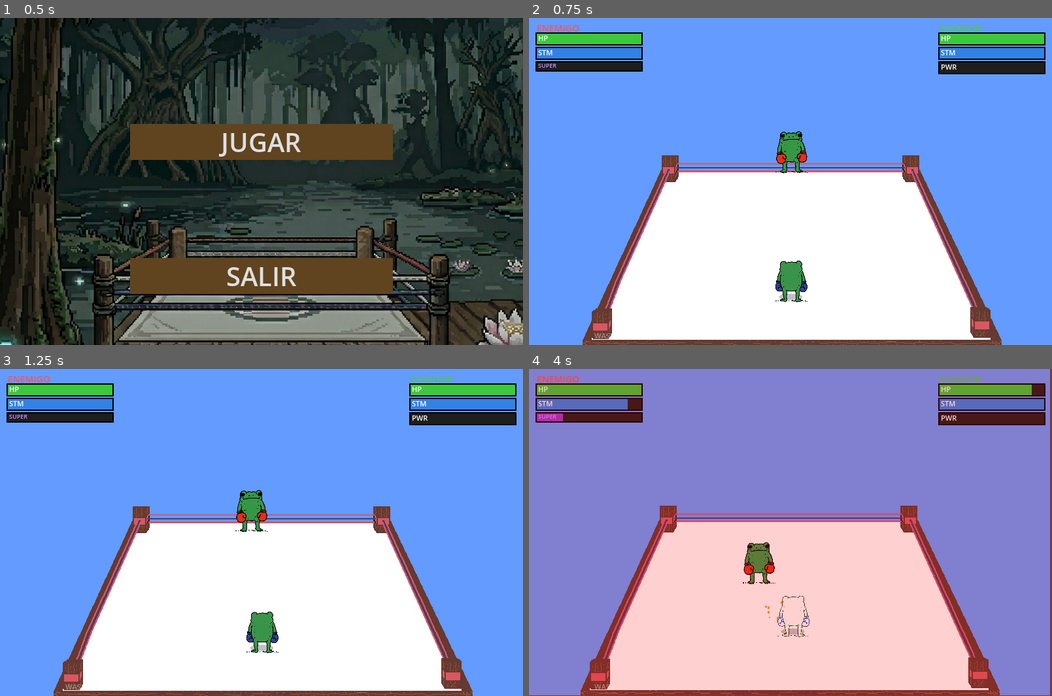
Above: before the commit, frames 1-4 (two rows, left to right).
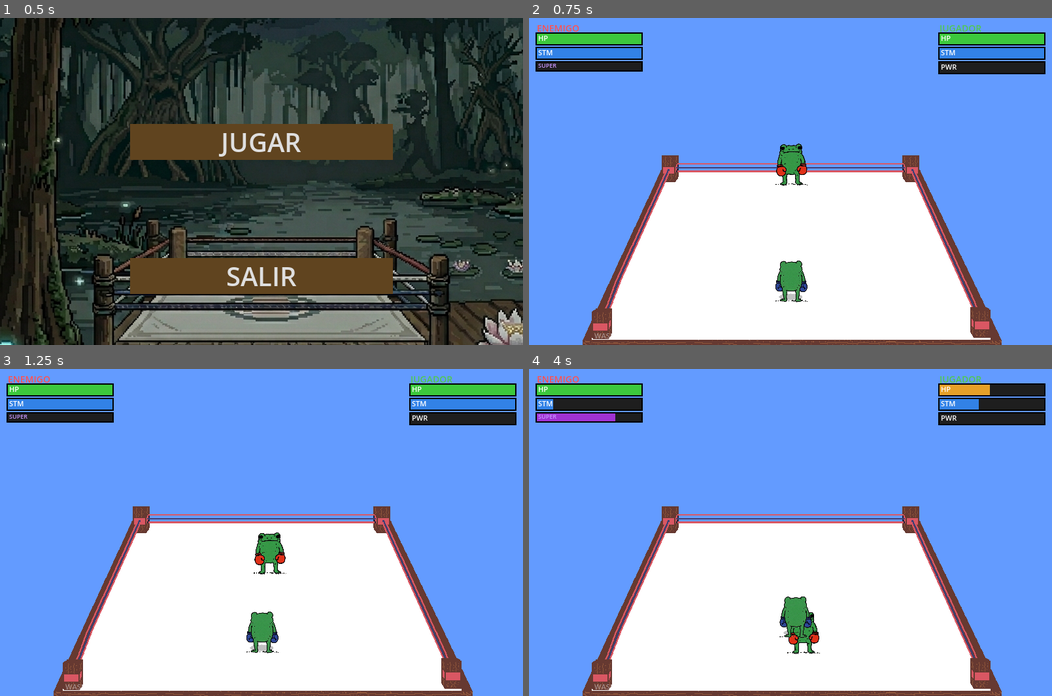
Above: after the commit, the same moments.

Repository: pperez227/GameJam_EA
Game: Godot game, scene res://scenes/Menu.tscn
Two runs of this game, one before a commit and one after it. Both use one fixed random seed, a clock stepped at 60 frames per second and the inputs below. Sound files missing from this copy of the repository are replaced by a short silence.
Inputs:
- Up to frame 1 (0.5 s): no input
- Up to frame 2 (0.75 s): click "JUGAR" at 0.5 s
- Up to frame 3 (1.25 s): no input
- Up to frame 4 (4 s): tap Enter (restart) at 1.25 s; hold D (move_right) 1.28-2.03 s; hold Space (block) 1.28-2.03 s; hold S (move_down) 2.03-2.78 s; tap Space (block) at 2.1, 3.8 s; hold D (move_right) 2.78-3.53 s; hold Space (block) 2.78-3.53 s; tap K (hard_attack) at 2.85 s; hold W (move_up) from 3.53 s (still down); tap F (qte_f) at 3.6 s

Frame 1 is identical in both runs. In frame 2, 0.6% of the frame differs, in the area x 47-54%, y 34-52%; in frame 3, 1.1%; in frame 4, 99%, in the area x 0-100%, y 0-100%.

Commit message:
feat: Implement enemy AI, game management, and menu systems, and reorganize audio assets.

Diff:
--- a/scripts/enemy.gd
+++ b/scripts/enemy.gd
@@ -17,9 +17,9 @@
 const NORMAL_ATTACK_STAMINA_COST: float = 0.15
 const SUPER_ATTACK_STAMINA_COST: float = 0.30
 
-const MIN_X: float = 100.0
-const MAX_X: float = 700.0
-const MIN_Y: float = 160.0
+const MIN_X: float = 140.0
+const MAX_X: float = 660.0
+const MIN_Y: float = 190.0
 const MAX_Y: float = 420.0
 
 # ── State ────────────────────────────────────────────────────────
@@ -175,8 +175,7 @@
 	_handle_stamina(delta)
 	_handle_block_broken_timer(delta)
 	_handle_hit_flash(delta)
-	position.x = clampf(position.x, MIN_X, MAX_X)
-	position.y = clampf(position.y, MIN_Y, MAX_Y)
+	_clamp_to_ring()
 
 func _handle_stamina(delta: float) -> void:
 	if not is_blocking and not is_block_broken:
@@ -265,6 +264,11 @@
 
 func apply_stagger(direction: Vector2, strength: float = 30.0) -> void:
 	position += direction.normalized() * strength
+	_clamp_to_ring()
+
+func _clamp_to_ring() -> void:
+	position.x = clampf(position.x, MIN_X, MAX_X)
+	position.y = clampf(position.y, MIN_Y, MAX_Y)
 
 func _handle_hit_flash(delta: float) -> void:
 	var base_color = Color(1, 1, 1)
--- a/scripts/enemy_ai.gd
+++ b/scripts/enemy_ai.gd
@@ -6,13 +6,20 @@
 enum State { APPROACH, DASH, CIRCLE, ATTACK, SUPER, BLOCK }
 
 # ── Configuration ────────────────────────────────────────────────
-const APPROACH_SPEED: float = 1560.0   # 130 * 12
-const DASH_SPEED: float = 4480.0      # 320 * 14
-const ATTACK_ACCEL: float = 2800.0    # 200 * 14
-const SUPER_SPEED: float = 5880.0     # 420 * 14
-
-const ATTACK_COOLDOWN_MIN: float = 0.45
-const ATTACK_COOLDOWN_MAX: float = 0.75
+const APPROACH_SPEED: float = 130.0
+const DASH_SPEED: float = 260.0
+const ATTACK_ADVANCE_SPEED: float = 180.0
+const CIRCLE_SPEED: float = 110.0
+const BLOCK_RETREAT_SPEED: float = 60.0
+const SUPER_SPEED: float = 320.0
+
+const IDEAL_FIGHT_DISTANCE: float = 80.0
+const ATTACK_RANGE: float = 110.0
+const CLOSE_RANGE: float = 50.0
+const FAR_RANGE: float = 170.0
+
+const ATTACK_COOLDOWN_MIN: float = 0.35
+const ATTACK_COOLDOWN_MAX: float = 0.65
 const SUPER_WARNING_TIME: float = 0.6
 const SUPER_DURATION: float = 1.2
 const SUPER_HIT_INTERVAL: float = 0.25
@@ -69,6 +76,11 @@
 	phase_timer -= effective_delta
 	if attack_cooldown > 0:
 		attack_cooldown -= effective_delta
+
+	# Reactive block: if player is attacking nearby, chance to block
+	if current_state != State.BLOCK and _should_react_with_block():
+		enemy.is_blocking = true
+		_enter_state(State.BLOCK, randf_range(0.3, 0.6))
 
 	# Execute current state (using effective_delta)
 	match current_state:
@@ -87,60 +99,108 @@
 	if phase_timer <= 0:
 		_choose_next_state()
 
+# ── Reactive block check ────────────────────────────────────────
+func _should_react_with_block() -> bool:
+	if enemy.stamina < 0.15 or enemy.is_block_broken:
+		return false
+	var dist: float = enemy.position.distance_to(player.position)
+	if dist > 120.0:
+		return false
+	if player.is_attacking and randf() < 0.35:
+		return true
+	return false
+
 # ── States ───────────────────────────────────────────────────────
 func _state_approach(delta: float) -> void:
 	var dir: Vector2 = (player.position - enemy.position).normalized()
-	enemy.position += dir * APPROACH_SPEED * delta * 0.01
+	enemy.position += dir * APPROACH_SPEED * delta
+	enemy._clamp_to_ring()
 	# Transition to attack if close
 	var dist: float = enemy.position.distance_to(player.position)
-	if dist < 60.0:
-		_enter_state(State.ATTACK, 0.35)
+	if dist < ATTACK_RANGE:
+		_enter_state(State.ATTACK, randf_range(0.5, 0.8))
 
 func _state_dash(delta: float) -> void:
 	var dir: Vector2 = (player.position - enemy.position).normalized()
-	enemy.position += dir * DASH_SPEED * delta * 0.01
-	var dist: float = enemy.position.distance_to(player.position)
-	if dist < 130.0:
-		_enter_state(State.ATTACK, 0.35)
+	enemy.position += dir * DASH_SPEED * delta
+	enemy._clamp_to_ring()
+	var dist: float = enemy.position.distance_to(player.position)
+	if dist < ATTACK_RANGE:
+		_enter_state(State.ATTACK, randf_range(0.5, 0.8))
 
 func _state_circle(delta: float) -> void:
-	# Move laterally around the player
-	var lateral: Vector2 = Vector2(circle_direction * 150.0, 0.0)
-	# Also try to maintain vertical distance ~160px above player
-	var ideal_y: float = player.position.y - 160.0
-	var vert: float = (ideal_y - enemy.position.y) * 2.0
-	var move_dir: Vector2 = Vector2(lateral.x, vert).normalized()
-	enemy.position += move_dir * 120.0 * delta
+	var dist: float = enemy.position.distance_to(player.position)
+
+	# Lateral movement around the player
+	var to_player: Vector2 = (player.position - enemy.position)
+	var lateral: Vector2 = Vector2(-to_player.y, to_player.x).normalized() * circle_direction
+
+	# Also maintain ideal fight distance
+	var distance_correction: float = 0.0
+	if dist > IDEAL_FIGHT_DISTANCE + 30:
+		distance_correction = 1.0  # Move closer
+	elif dist < IDEAL_FIGHT_DISTANCE - 20:
+		distance_correction = -0.5  # Move away slightly
+
+	var approach_dir: Vector2 = to_player.normalized() * distance_correction
+	var move_dir: Vector2 = (lateral + approach_dir).normalized()
+	enemy.position += move_dir * CIRCLE_SPEED * delta
+	enemy._clamp_to_ring()
+
+	# If in attack range and cooldown ready, transition to attack
+	if dist < ATTACK_RANGE and attack_cooldown <= 0:
+		_enter_state(State.ATTACK, randf_range(0.4, 0.7))
 
 func _state_attack(delta: float) -> void:
-	# Advance toward player
-	var dir: Vector2 = (player.position - enemy.position).normalized()
-	enemy.position += dir * ATTACK_ACCEL * delta * 0.01
+	var dist: float = enemy.position.distance_to(player.position)
+
+	# Advance toward player if not in range
+	if dist > CLOSE_RANGE:
+		var dir: Vector2 = (player.position - enemy.position).normalized()
+		enemy.position += dir * ATTACK_ADVANCE_SPEED * delta
+		enemy._clamp_to_ring()
 
 	# Try to attack
 	if attack_cooldown <= 0 and enemy.stamina >= enemy.NORMAL_ATTACK_STAMINA_COST:
-		var dist: float = enemy.position.distance_to(player.position)
-		if dist < 120.0:
-			enemy.start_attack(false)
+		if dist < ATTACK_RANGE:
+			# 30% chance of a super-powered hit if stamina allows
+			var use_heavy: bool = randf() < 0.30 and enemy.stamina >= enemy.SUPER_ATTACK_STAMINA_COST
+			enemy.start_attack(use_heavy)
 			attack_cooldown = randf_range(ATTACK_COOLDOWN_MIN, ATTACK_COOLDOWN_MAX)
-			# After attack: 60% chain attack/dash, 40% circle
-			if randf() < 0.6:
-				if randf() < 0.5:
-					_enter_state(State.ATTACK, 0.35)
+
+			# After attack: decide next move
+			var roll: float = randf()
+			if roll < 0.45:
+				# Chain attack — stay aggressive
+				_enter_state(State.ATTACK, randf_range(0.3, 0.5))
+			elif roll < 0.65:
+				# Quick dash to reposition
+				_enter_state(State.DASH, randf_range(0.2, 0.4))
+			elif roll < 0.85:
+				# Circle to find opening
+				circle_direction = 1.0 if randf() < 0.5 else -1.0
+				_enter_state(State.CIRCLE, randf_range(0.5, 0.8))
+			else:
+				# Brief block
+				if enemy.stamina > 0.2:
+					enemy.is_blocking = true
+					_enter_state(State.BLOCK, randf_range(0.2, 0.4))
 				else:
-					_enter_state(State.DASH, 0.3)
-			else:
-				circle_direction = 1.0 if randf() < 0.5 else -1.0
-				_enter_state(State.CIRCLE, randf_range(0.25, 0.5))
+					circle_direction = 1.0 if randf() < 0.5 else -1.0
+					_enter_state(State.CIRCLE, randf_range(0.4, 0.7))
 
 func _state_block(delta: float) -> void:
 	enemy.is_blocking = true
+	# Slight retreat while blocking
 	var dir: Vector2 = (enemy.position - player.position).normalized()
-	enemy.position += dir * 800.0 * delta * 0.01
+	enemy.position += dir * BLOCK_RETREAT_SPEED * delta
+	enemy._clamp_to_ring()
 
 	if enemy.is_block_broken:
 		enemy.is_blocking = false
-		_enter_state(State.DASH, 0.3)
+		# When block breaks, react with a dash away
+		circle_direction = 1.0 if randf() < 0.5 else -1.0
+		_enter_state(State.CIRCLE, randf_range(0.3, 0.5))
 
 # ── Super ────────────────────────────────────────────────────────
 func activate_super() -> void:
@@ -161,7 +221,8 @@
 
 	# Rush toward player
 	var dir: Vector2 = (player.position - enemy.position).normalized()
-	enemy.position += dir * SUPER_SPEED * delta * 0.01
+	enemy.position += dir * SUPER_SPEED * delta
+	enemy._clamp_to_ring()
 
 	# Hit every SUPER_HIT_INTERVAL
 	if super_hit_timer <= 0 and enemy.stamina >= enemy.SUPER_ATTACK_STAMINA_COST:
@@ -171,25 +232,58 @@
 	# End super
 	if super_active_timer <= 0:
 		circle_direction = 1.0 if randf() < 0.5 else -1.0
-		_enter_state(State.CIRCLE, randf_range(0.25, 0.5))
-
-# ── Transition logic ────────────────────────────────────────────
+		_enter_state(State.CIRCLE, randf_range(0.5, 0.8))
+
+# ── Transition logic (adaptive) ─────────────────────────────────
 func _choose_next_state() -> void:
 	var dist: float = enemy.position.distance_to(player.position)
 	var roll: float = randf()
 
-	if dist > 230.0:
-		_enter_state(State.APPROACH, 0.5)
-	elif attack_cooldown <= 0 and dist < 200.0 and roll < 0.75:
-		_enter_state(State.ATTACK, 0.35)
-	elif attack_cooldown > 0 and dist < 150.0 and roll < 0.6:
-		enemy.is_blocking = true
-		_enter_state(State.BLOCK, randf_range(0.4, 0.8))
-	elif roll < 0.4:
-		_enter_state(State.DASH, 0.3)
+	# Adaptiveness: aggression depends on HP balance
+	var enemy_hp_ratio: float = enemy.hp / enemy.MAX_HP
+	var player_hp_ratio: float = player.hp / player.MAX_HP if player.has_method("get_current_damage") else 1.0
+	# Access player HP directly
+	if "hp" in player and "MAX_HP" in player:
+		player_hp_ratio = player.hp / player.MAX_HP
+
+	# Aggression modifier: more aggressive when enemy HP is low or player HP is low
+	var aggression: float = 0.5
+	if enemy_hp_ratio < 0.3:
+		aggression = 0.8  # Desperate — go all in
+	elif player_hp_ratio < 0.3:
+		aggression = 0.75  # Smell blood — press advantage
+	elif enemy_hp_ratio > 0.7:
+		aggression = 0.45  # Comfortable — mix it up
+
+	# Far away → approach or dash
+	if dist > FAR_RANGE:
+		if roll < 0.6:
+			_enter_state(State.APPROACH, randf_range(0.6, 1.2))
+		else:
+			_enter_state(State.DASH, randf_range(0.3, 0.5))
+	# In fighting range → mostly attack
+	elif dist < ATTACK_RANGE:
+		if attack_cooldown <= 0 and roll < aggression:
+			_enter_state(State.ATTACK, randf_range(0.5, 0.8))
+		elif roll < aggression + 0.15:
+			circle_direction = 1.0 if randf() < 0.5 else -1.0
+			_enter_state(State.CIRCLE, randf_range(0.5, 0.8))
+		else:
+			if enemy.stamina > 0.2:
+				enemy.is_blocking = true
+				_enter_state(State.BLOCK, randf_range(0.3, 0.5))
+			else:
+				circle_direction = 1.0 if randf() < 0.5 else -1.0
+				_enter_state(State.CIRCLE, randf_range(0.4, 0.6))
+	# Mid range
 	else:
-		circle_direction = 1.0 if randf() < 0.5 else -1.0
-		_enter_state(State.CIRCLE, randf_range(0.25, 0.5))
+		if roll < 0.4:
+			_enter_state(State.APPROACH, randf_range(0.4, 0.8))
+		elif roll < 0.65:
+			_enter_state(State.DASH, randf_range(0.2, 0.4))
+		else:
+			circle_direction = 1.0 if randf() < 0.5 else -1.0
+			_enter_state(State.CIRCLE, randf_range(0.5, 0.9))
 
 func _enter_state(new_state: State, duration: float) -> void:
 	current_state = new_state
@@ -204,5 +298,22 @@
 
 # ── Called when enemy takes damage (from GameManager) ────────────
 func on_enemy_damaged() -> void:
-	# Stagger → switch to DASH (stay aggressive)
-	_enter_state(State.DASH, 0.3)
+	# Varied reactions instead of always dashing
+	var roll: float = randf()
+	var dist: float = enemy.position.distance_to(player.position)
+
+	if roll < 0.35:
+		# Counter-attack: dash back in aggressively
+		_enter_state(State.DASH, randf_range(0.2, 0.4))
+	elif roll < 0.60:
+		# Block: cover up after taking a hit
+		if enemy.stamina > 0.15 and not enemy.is_block_broken:
+			enemy.is_blocking = true
+			_enter_state(State.BLOCK, randf_range(0.3, 0.5))
+		else:
+			circle_direction = 1.0 if randf() < 0.5 else -1.0
+			_enter_state(State.CIRCLE, randf_range(0.4, 0.6))
+	else:
+		# Evade: circle away to reset
+		circle_direction = 1.0 if randf() < 0.5 else -1.0
+		_enter_state(State.CIRCLE, randf_range(0.4, 0.7))
--- a/scripts/game_manager.gd
+++ b/scripts/game_manager.gd
@@ -53,7 +53,7 @@
 	sfx_punch = AudioStreamPlayer.new()
 	sfx_punch.name = "SfxPunch"
 	var punch_stream = AudioStreamMP3.new()
-	var punch_file = FileAccess.open("res://punch.mp3", FileAccess.READ)
+	var punch_file = FileAccess.open("res://assets/audio/punch.mp3", FileAccess.READ)
 	if punch_file:
 		punch_stream.data = punch_file.get_buffer(punch_file.get_length())
 		punch_file.close()
@@ -63,7 +63,7 @@
 	sfx_deadly = AudioStreamPlayer.new()
 	sfx_deadly.name = "SfxDeadly"
 	var deadly_stream = AudioStreamMP3.new()
-	var deadly_file = FileAccess.open("res://deadly strike.mp3", FileAccess.READ)
+	var deadly_file = FileAccess.open("res://assets/audio/deadly strike.mp3", FileAccess.READ)
 	if deadly_file:
 		deadly_stream.data = deadly_file.get_buffer(deadly_file.get_length())
 		deadly_file.close()
@@ -71,9 +71,9 @@
 	add_child(sfx_deadly)
 
 	# Load whoosh sound effects
-	sfx_whoosh_soft = _load_sfx("SfxWhooshSoft", "res://whoosh_suave.mp3")
-	sfx_whoosh_hard = _load_sfx("SfxWhooshHard", "res://whoosh_fuerte.mp3")
-	sfx_whoosh_super = _load_sfx("SfxWhooshSuper", "res://whoosh_super.mp3")
+	sfx_whoosh_soft = _load_sfx("SfxWhooshSoft", "res://assets/audio/whoosh_suave.mp3")
+	sfx_whoosh_hard = _load_sfx("SfxWhooshHard", "res://assets/audio/whoosh_fuerte.mp3")
+	sfx_whoosh_super = _load_sfx("SfxWhooshSuper", "res://assets/audio/whoosh_super.mp3")
 
 	# Pass exact sound lengths to player for dynamic cooldowns
 	if player.has_method("set_attack_durations"):
@@ -88,7 +88,7 @@
 	for key in note_keys:
 		var note_player = AudioStreamPlayer.new()
 		note_player.name = "SfxNote" + key
-		note_player.stream = load("res://" + key + ".wav")
+		note_player.stream = load("res://assets/audio/" + key + ".wav")
 		add_child(note_player)
 		combo_note_sfx[key] = note_player
 
--- a/scripts/ring.gd
+++ b/scripts/ring.gd
@@ -4,7 +4,7 @@
 
 func _ready() -> void:
 	var img = Image.new()
-	if img.load("res://Ring.png") == OK:
+	if img.load("res://assets/images/Ring.png") == OK:
 		var tex = ImageTexture.create_from_image(img)
 		var bg_sprite = Sprite2D.new()
 		bg_sprite.name = "RingBackground"
Not shown, removed: A.wav.import
Not shown, removed: D.wav.import
Not shown, removed: F.wav.import
Not shown, removed: G.wav.import
Not shown, removed: H.wav.import
Not shown, removed: J.wav.import
Not shown, removed: K.wav.import
Not shown, removed: S.wav.import
Renamed: Ring.png -> assets/images/Ring.png
Not shown, removed: deadly strike.mp3.import
Not shown, removed: punch.mp3.import
Not shown: 1 places in scenes/Menu.tscn that only renumber resources
(and 18 more such lines)
